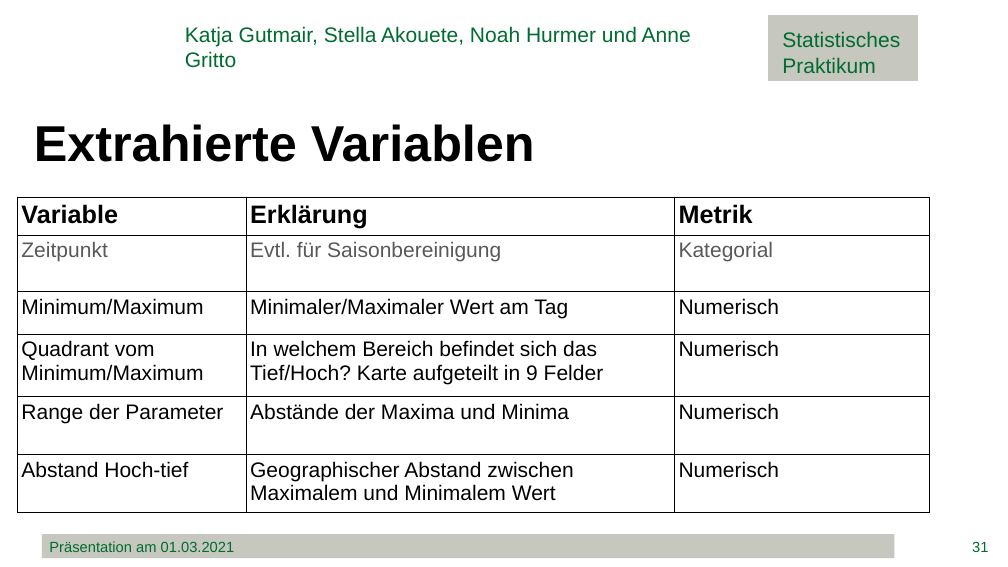
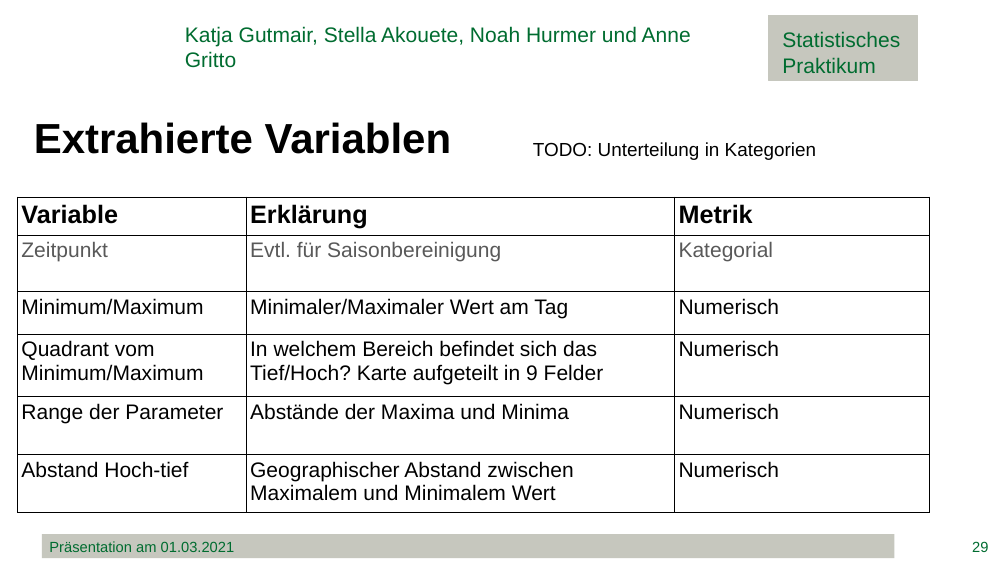
Before and after one commit to minimops/weatherFrog, a slide deck: slide 29 of documentation/ppt/Präsentation.pptx (slide 31 before the commit). Drawn at 1008x567 pixels with LibreOffice and Linux fonts; fonts in the diff are those of the drawing; background and template pictures are left out. Boxes give left, top, right and bottom in pixels: in the first picture for what was removed or moved away, otherwise in the second. Text is boxed around its words. In the diff, an @@ line names an element or a change of style, - is before the commit and + after.

```diff
--- a/documentation/ppt/Präsentation.pptx
+++ b/documentation/ppt/Präsentation.pptx
@@ text "Extrahierte Variablen" at (x1=34, y1=122, x2=452, y2=154): size 48 to 40 pt @@
@@ text added at (x1=533, y1=142, x2=816, y2=160), 18 pt, text #000000 @@
+TODO: Unterteilung in Kategorien
@@ page number at (x1=972, y1=541, x2=988, y2=552): text changed @@
-31
+29
```
Also in this commit, not shown: 31 other slides changed, 9 slides added, 7 slides removed, 2 other files.
